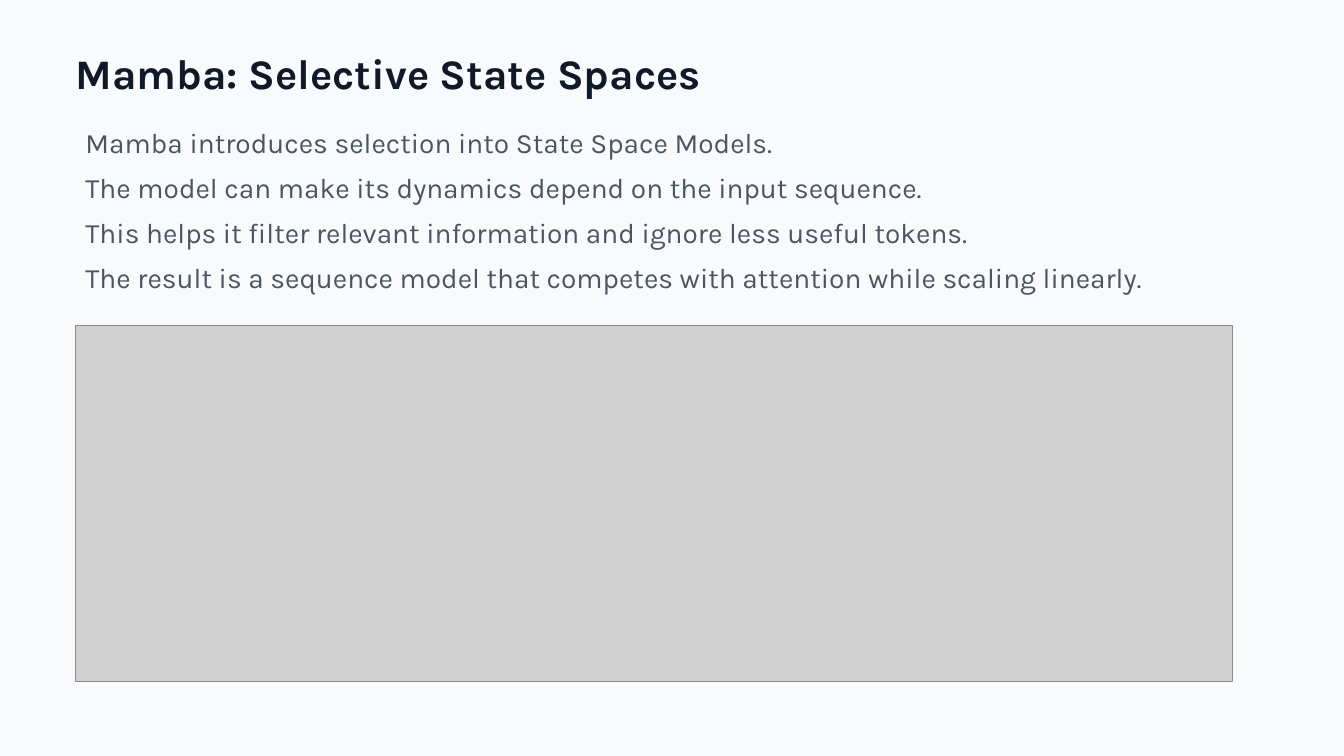
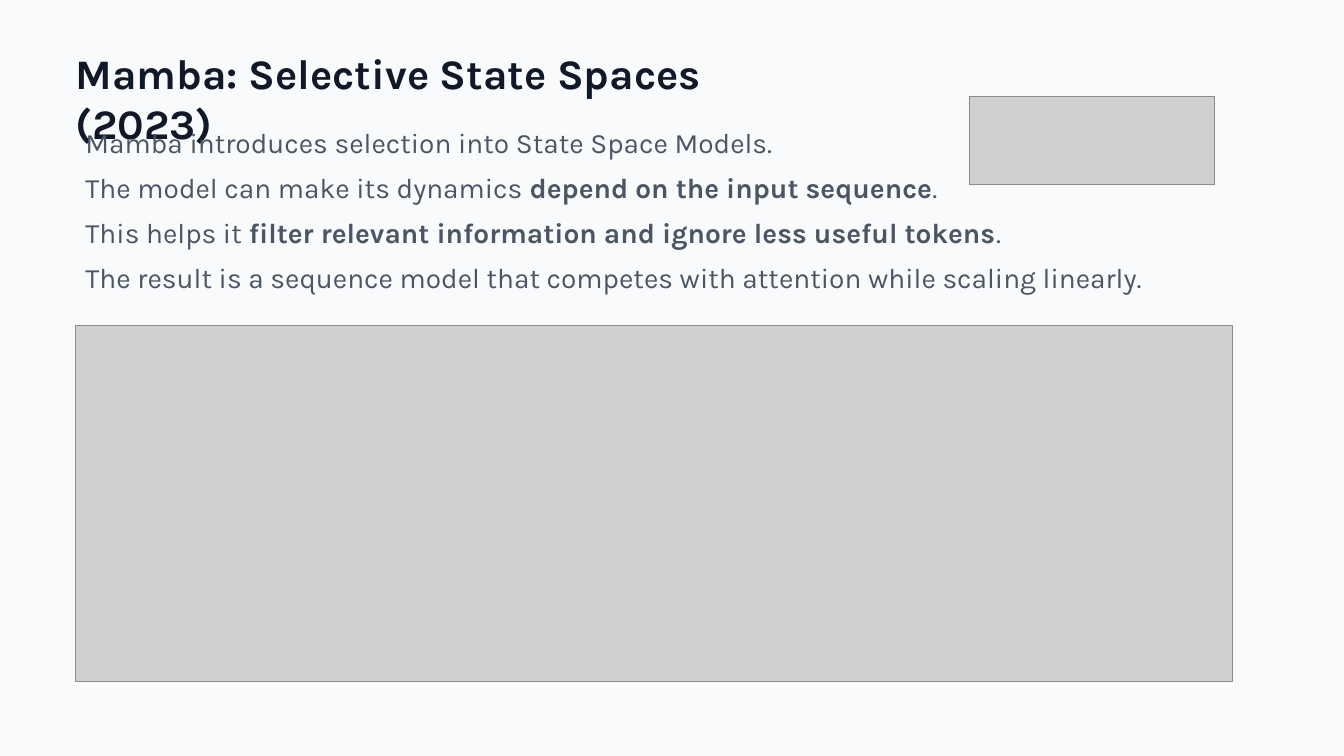
Before and after one commit to zeroxred/research, a slide deck: slide 7 of presentations/05_weekly_summary_s4_to_video_mamba_en.pptx. Drawn at 1344x756 pixels with LibreOffice and Linux fonts; fonts in the diff are those of the drawing; grey boxes stand for pictures. Boxes give left, top, right and bottom in pixels: in the first picture for what was removed or moved away, otherwise in the second. Text is boxed around its words. In the diff, an @@ line names an element or a change of style, - is before the commit and + after.

```diff
--- a/presentations/05_weekly_summary_s4_to_video_mamba_en.pptx
+++ b/presentations/05_weekly_summary_s4_to_video_mamba_en.pptx
@@ text at [75, 59, 701, 150]: text changed @@
-Mamba: Selective State Spaces
+Mamba: Selective State Spaces (2023)
@@ picture added at [970, 97, 1215, 185] @@
@@ text at [85, 178, 1001, 250]: bold on in "depend on the input sequence.", "filter relevant information and ignore less useful ..." @@
```
Also in this commit, not shown: 11 other slides changed.
